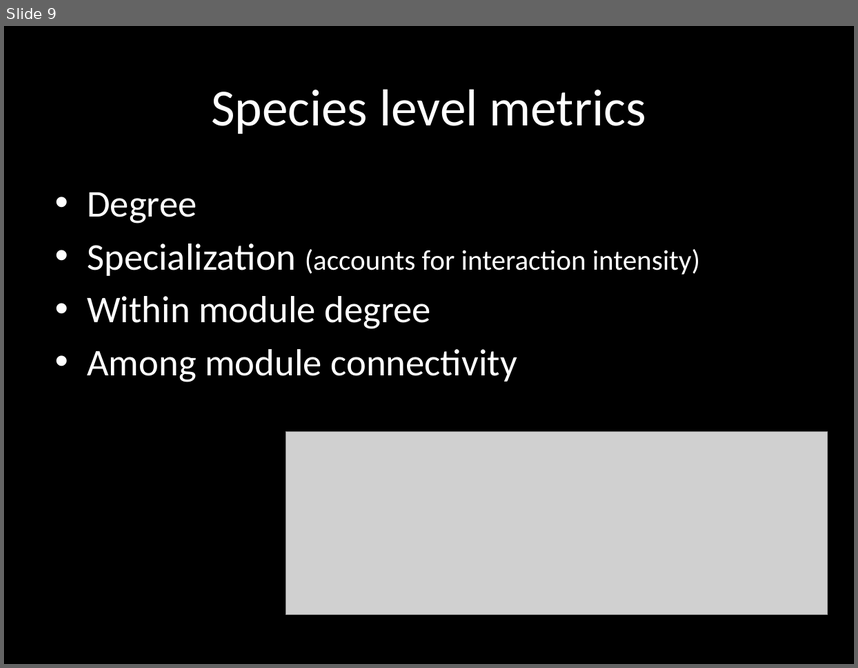
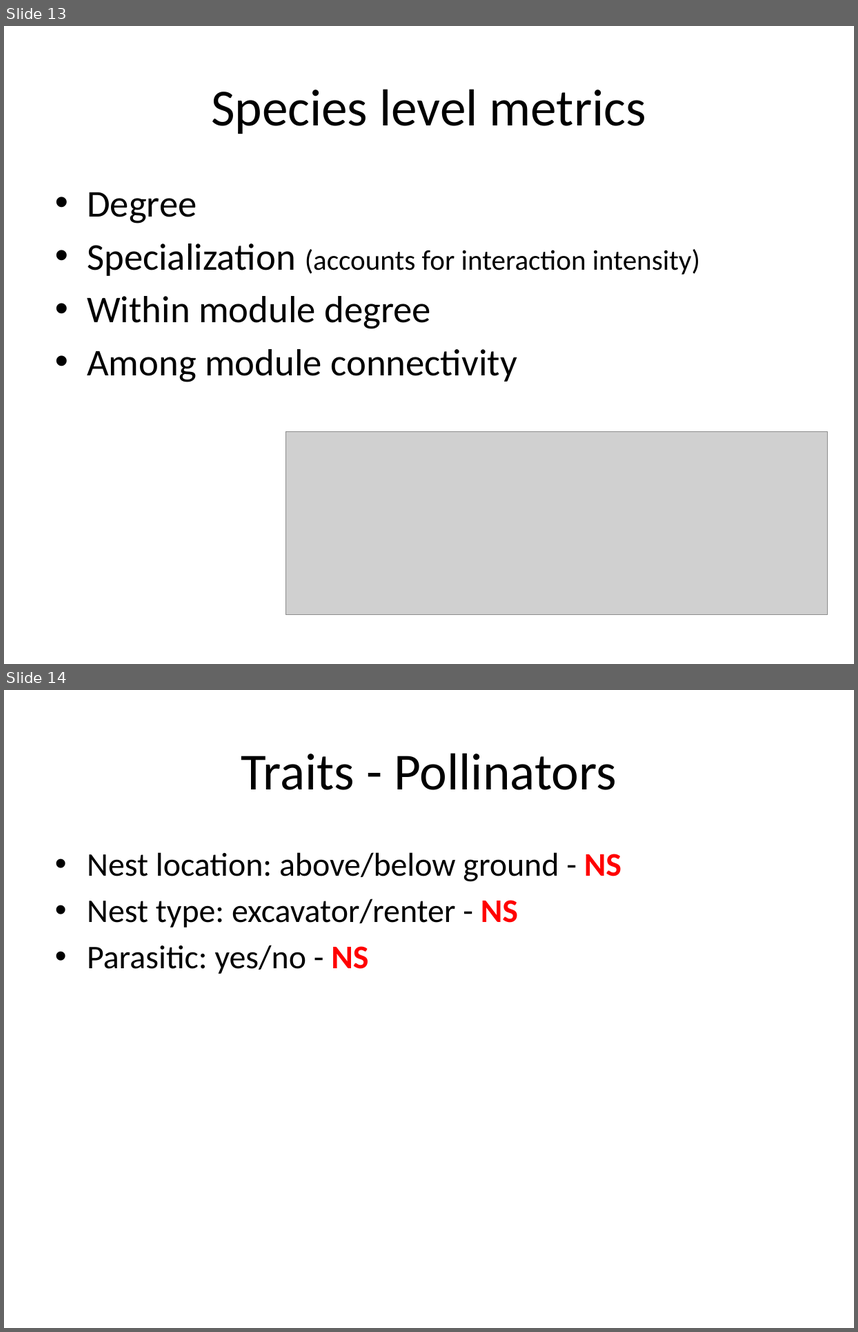
Before and after one commit to sckott/talks, a slide deck: canpolintalk/scott.pptx. Shown one above the other, each under a label of ours: slide 9 before the commit, slides 13 and 14 after it. The pictures are 858x668 and 858x1332 pixels, drawn with LibreOffice and Linux fonts; fonts in the diff are those of the drawing; grey boxes stand for pictures. Boxes give left, top, right and bottom in pixels: in the first picture for what was removed or moved away, otherwise in the second. Text is boxed around its words. In the diff, an @@ line names an element or a change of style, - is before the commit and + after.

```diff
--- a/canpolintalk/scott.pptx
+++ b/canpolintalk/scott.pptx
@@ slide 14 added at <box>4,690,854,1328</box>, background #FFFFFF @@
@@ title added at <box>241,753,616,790</box>, 44 pt, text #000000 @@
+Traits - Pollinators
@@ text added at <box>87,852,622,974</box>, 28 pt, text #000000 @@
+• Nest location: above/below ground - NS
+• Nest type: excavator/renter - NS
+• Parasitic: yes/no - NS
@@ what was slide 9 is now slide 13 @@
@@ slide 13 changed as well @@
@@ background #000000 to #FFFFFF @@
@@ title "Species level metrics" at <box>211,89,646,134</box>: text colour #FFFFFF to #000000 @@
@@ text "Degree" at <box>87,192,700,382</box>: text colour #FFFFFF to #000000 @@
```
Also in this commit, not shown: 15 other slides changed, 13 other slides added, 2 slides removed, 11 other files.
